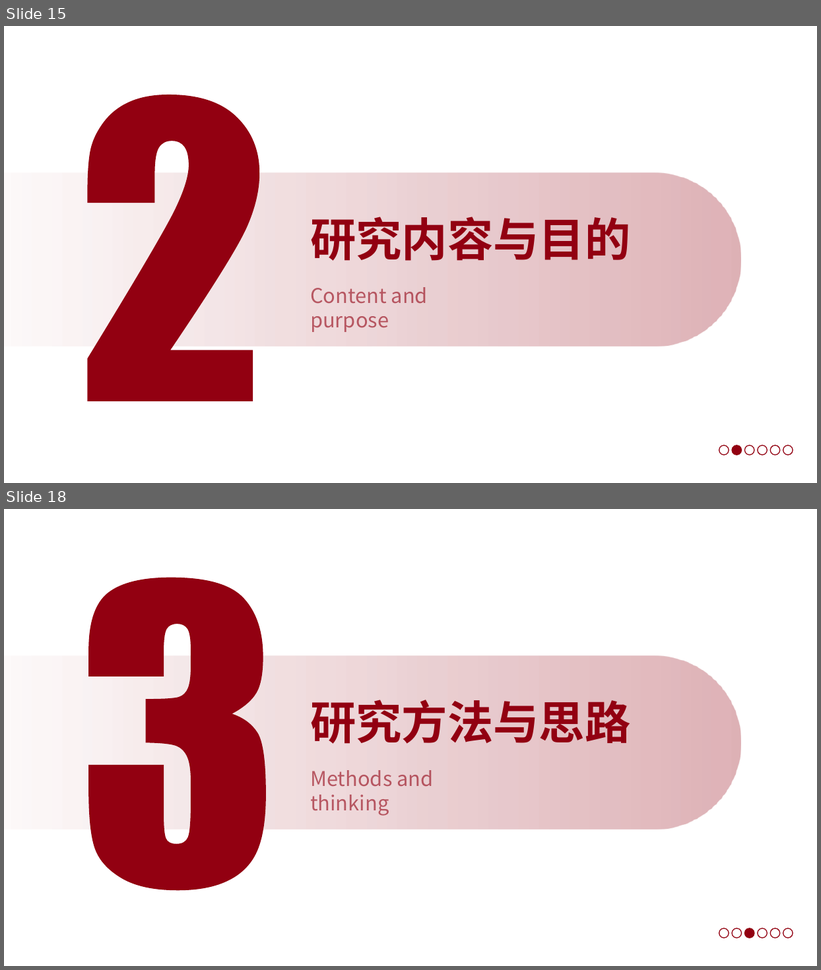
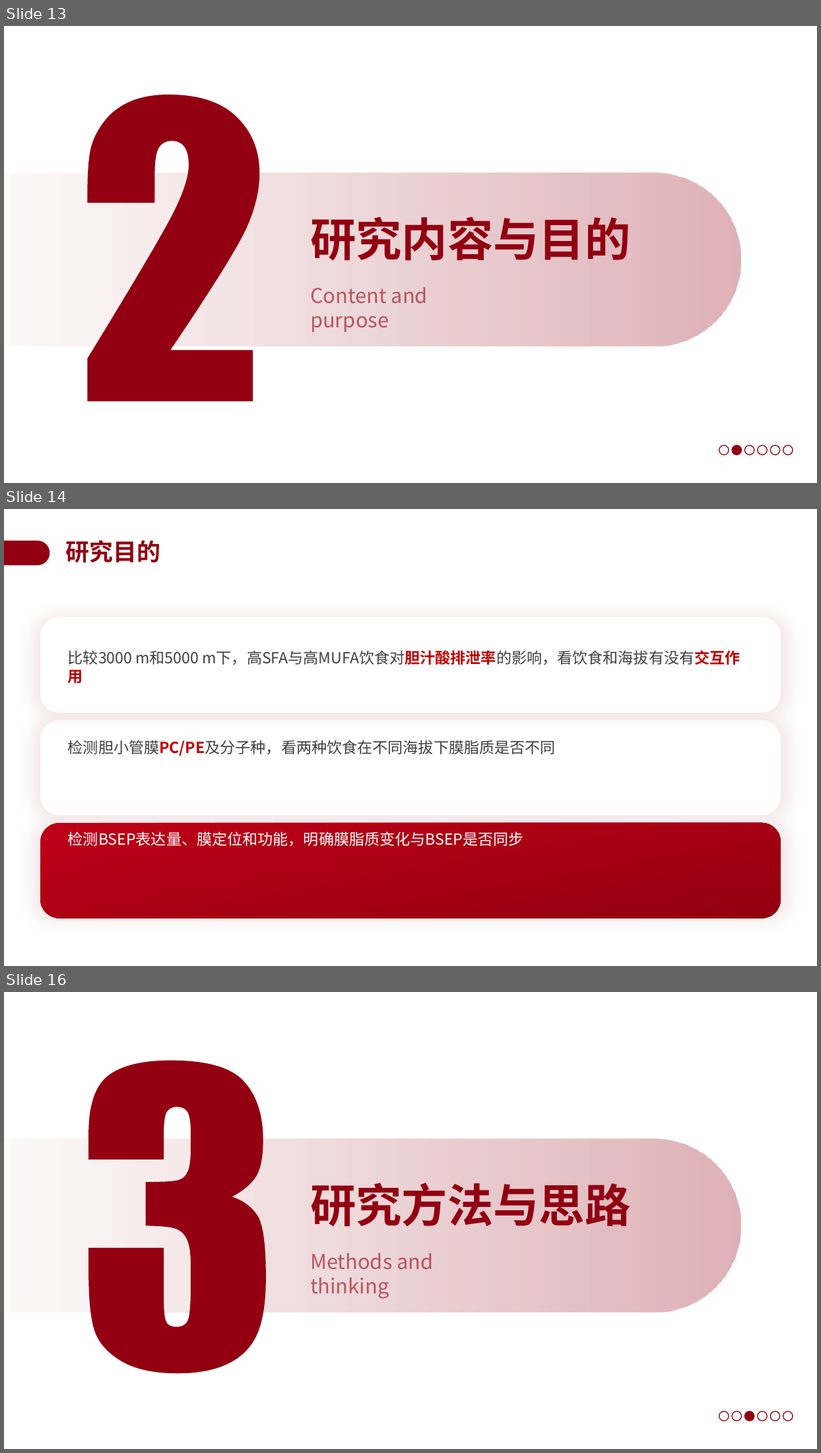
Before and after one commit to a854589274-afk/1, a slide deck: 开题答辩PPT_BSEP高原低压低氧.pptx. Shown one above the other, each under a label of ours: slides 15 and 18 before the commit, slides 13, 14 and 16 after it; the slides between them are not shown. The pictures are 821x970 and 821x1453 pixels, drawn with LibreOffice and Linux fonts; fonts in the diff are those of the drawing; background and template pictures are left out. Boxes give left, top, right and bottom in pixels: in the first picture for what was removed or moved away, otherwise in the second. Text is boxed around its words. In the diff, an @@ line names an element or a change of style, - is before the commit and + after.

```diff
--- a/开题答辩PPT_BSEP高原低压低氧.pptx
+++ b/开题答辩PPT_BSEP高原低压低氧.pptx
@@ slide 14 added at (4,509,817,966), background #FFFFFF @@
@@ freeform shape added at (4,541,50,565), fill #920011 @@
@@ text added at (66,540,161,563), 28 pt, text #920011, bold @@
+研究目的
@@ rounded rectangle added at (40,618,781,713), fill #FFFFFF @@
@@ text added at (68,650,740,683), 18 pt, text #404040 @@
+比较3000 m和5000 m下，高SFA与高MUFA饮食对胆汁酸排泄率的影响，看饮食和海拔有没有交互作用
@@ rounded rectangle added at (40,720,781,815), fill #FFFFFF @@
@@ text added at (68,740,556,757), 18 pt, text #404040 @@
+检测胆小管膜PC/PE及分子种，看两种饮食在不同海拔下膜脂质是否不同
@@ rounded rectangle added at (40,823,781,918), fill gradient #BE0016 to #920011 @@
@@ text added at (68,832,524,847), 18 pt, text #FFFFFF @@
+检测BSEP表达量、膜定位和功能，明确膜脂质变化与BSEP是否同步
@@ what was slide 15 is now slide 13 @@
@@ what was slide 18 is now slide 16 @@
```
Also in this commit, not shown: 2 slides changed, 15 other slides added, 18 slides removed.
